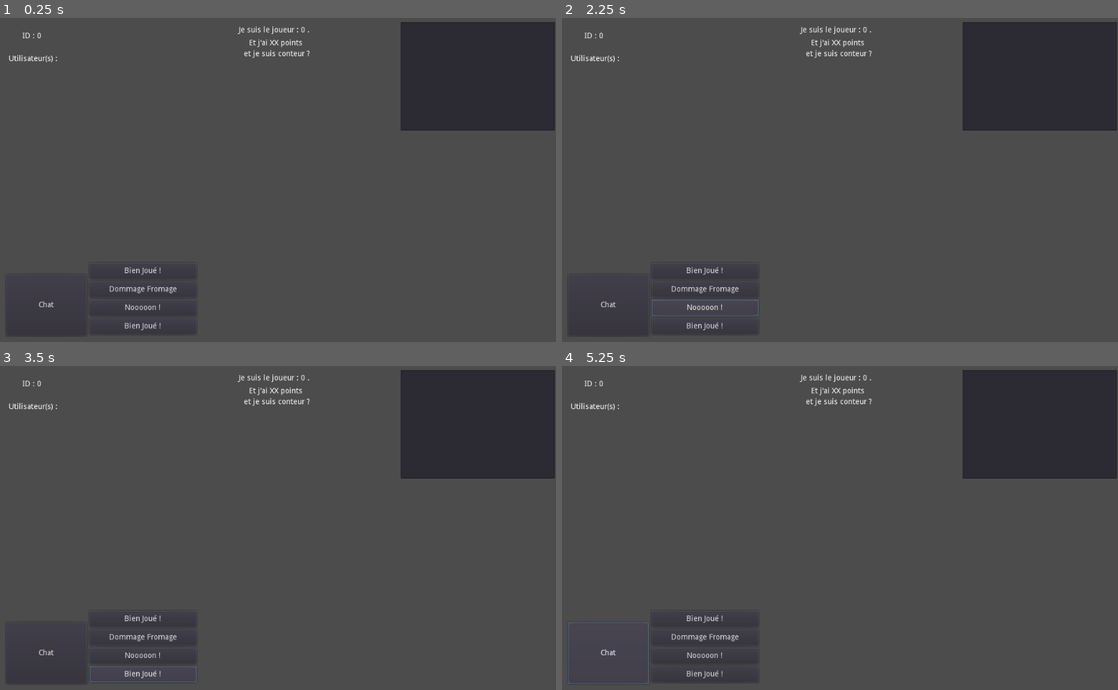
Above: before the commit, frames 1-4 (two rows, left to right).
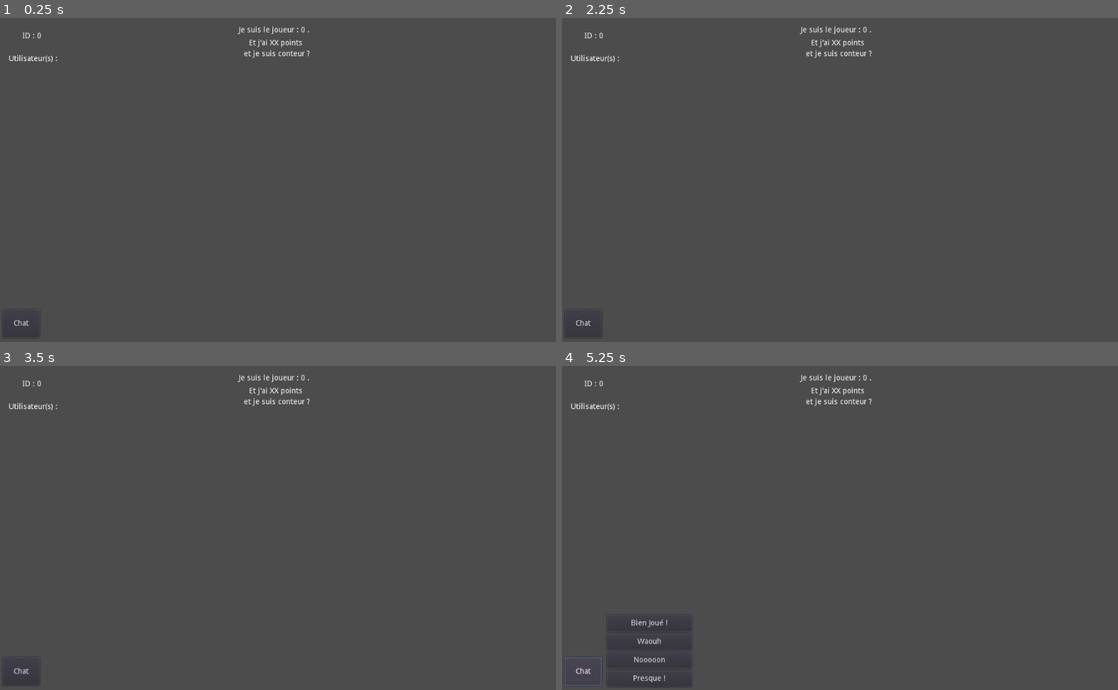
Above: after the commit, the same moments.

Repository: ArthurBajt/ARKED-Dixit-GODOT
Game: Godot game, scene res://Scenes/Joueur/UiJoueur.tscn
Same seed, same stepped clock (60 frames per second), same inputs: the game is played once before the commit and once after it. This scene is started directly instead of the project's main scene.
Inputs (mouse positions are in pixels of both pictures, inside the frame that each line leads up to):
- Up to frame 1 (0.25 s): no input
- Up to frame 2 (2.25 s): click (706, 270) at 0.5 s, where only the run before the commit has a clickable "Bien Joué !"; click (706, 290) at 1.25 s, where only the run before the commit has a clickable "Dommage Fromage"; click (706, 306) at 2 s, where only the run before the commit has a clickable "Nooooon !"
- Up to frame 3 (3.5 s): click (144, 673) at 2.75 s, where only the run before the commit has a clickable "Bien Joué !"
- Up to frame 4 (5.25 s): click "Chat" at 3.5 s; click (650, 641) at 4.25 s, where only the run after the commit has a clickable "Waouh"; click "Chat" at 5 s

The runs differ from the first frame. In frame 1, 9.6% of the frame differs, in the area x 0-100%, y 1-97%; in frame 2, 9.7%; in frame 3, 9.7%; in frame 4, 9.9%, in the area x 0-100%, y 1-99%.
Error in both runs: Invalid get index 'points' (on base: 'Dictionary'). (res://Scenes/Joueur/UiJoueur.gd:10)

Commit message:
Chat un peu + clean
Nouvelles phrases, bouttons sont chachés de base, disparaissent après avoir cliqué dessus et sont plus petits. Fenetre de chat bg mtn invi et plus petite avec un autoscroll qui permet de tjr avoir les derniers messages.

Diff:
--- a/Scenes/Chat/Chat.gd
+++ b/Scenes/Chat/Chat.gd
@@ -15,6 +15,7 @@
 # Called when the node enters the scene tree for the first time.
 func _ready():
 	Network.connect("updateChat", self, "afficheUpdateChat") # Replace with function body.
+	MessageBox.visible = !MessageBox.visible
 
 
 # Called every frame. 'delta' is the elapsed time since the previous frame.
@@ -28,18 +29,27 @@
 
 func _on_Message1_pressed():
 	Network.envoieMessage(message1.get_text())
+	MessageBox.visible = !MessageBox.visible
 
 
 func _on_Message2_pressed():
 	Network.envoieMessage(message2.get_text())
+	MessageBox.visible = !MessageBox.visible
 
 
 func _on_Message3_pressed():
 	Network.envoieMessage(message3.get_text())
+	MessageBox.visible = !MessageBox.visible
 
 
 func _on_Message4_pressed():
 	Network.envoieMessage(message4.get_text())
+	MessageBox.visible = !MessageBox.visible
 
 func afficheUpdateChat(id, msg):
-	ChatDisplay.text += "msg de %s : %s \n" % [id,msg]
+	ChatDisplay.text += "[%s]: %s \n" % [id,msg]
+	AutoScroll()
+
+func AutoScroll():
+	var cl = ChatDisplay.get_line_count()
+	ChatDisplay.cursor_set_line(cl)
--- a/Scenes/Chat/Chat.tscn
+++ b/Scenes/Chat/Chat.tscn
@@ -1,6 +1,8 @@
-[gd_scene load_steps=2 format=2]
+[gd_scene load_steps=3 format=2]
 
 [ext_resource path="res://Scenes/Chat/Chat.gd" type="Script" id=1]
+
+[sub_resource type="StyleBoxEmpty" id=1]
 
 [node name="Control" type="Control"]
 anchor_right = 1.0
@@ -11,20 +13,20 @@
 }
 
 [node name="Chat" type="Button" parent="."]
-margin_left = 11.2535
-margin_top = 475.453
-margin_right = 160.253
-margin_bottom = 589.453
+margin_left = 4.51675
+margin_top = 540.183
+margin_right = 72.5168
+margin_bottom = 592.183
 text = "Chat"
 __meta__ = {
 "_edit_use_anchors_": false
 }
 
 [node name="Layout" type="VBoxContainer" parent="Chat"]
-margin_left = 154.083
-margin_top = -26.2949
-margin_right = 351.083
-margin_bottom = 117.705
+margin_left = 78.0
+margin_top = -78.0
+margin_right = 234.0
+margin_bottom = 54.0
 rect_min_size = Vector2( 150, 30 )
 alignment = 1
 __meta__ = {
@@ -32,9 +34,8 @@
 }
 
 [node name="Message1" type="Button" parent="Chat/Layout"]
-margin_top = 5.0
-margin_right = 197.0
-margin_bottom = 35.0
+margin_right = 156.0
+margin_bottom = 30.0
 rect_min_size = Vector2( 150, 30 )
 text = "Bien Joué !"
 __meta__ = {
@@ -42,43 +43,49 @@
 }
 
 [node name="Message2" type="Button" parent="Chat/Layout"]
-margin_top = 39.0
-margin_right = 197.0
-margin_bottom = 69.0
+margin_top = 34.0
+margin_right = 156.0
+margin_bottom = 64.0
 rect_min_size = Vector2( 150, 30 )
-text = "Dommage Fromage"
+text = "Waouh"
 __meta__ = {
 "_edit_use_anchors_": false
 }
 
 [node name="Message3" type="Button" parent="Chat/Layout"]
-margin_top = 73.0
-margin_right = 197.0
-margin_bottom = 103.0
+margin_top = 68.0
+margin_right = 156.0
+margin_bottom = 98.0
 rect_min_size = Vector2( 150, 30 )
-text = "Nooooon !"
+text = "Nooooon"
 __meta__ = {
 "_edit_use_anchors_": false
 }
 
 [node name="Message4" type="Button" parent="Chat/Layout"]
-margin_top = 107.0
-margin_right = 197.0
-margin_bottom = 137.0
+margin_top = 102.0
+margin_right = 156.0
+margin_bottom = 132.0
 rect_min_size = Vector2( 150, 30 )
-text = "Bien Joué !"
+text = "Presque !"
 __meta__ = {
 "_edit_use_anchors_": false
 }
 
 [node name="ChatDisplay" type="TextEdit" parent="."]
-margin_left = 738.0
-margin_top = 10.0
+margin_left = 857.0
+margin_top = 2.0
 margin_right = 1022.0
-margin_bottom = 210.0
+margin_bottom = 202.0
+custom_styles/normal = SubResource( 1 )
+custom_colors/font_color = Color( 1, 1, 1, 1 )
 __meta__ = {
 "_edit_use_anchors_": false
 }
+
+[node name="ViewportContainer" type="ViewportContainer" parent="."]
+margin_right = 40.0
+margin_bottom = 40.0
 [connection signal="pressed" from="Chat" to="." method="_on_Chat_pressed"]
 [connection signal="pressed" from="Chat/Layout/Message1" to="." method="_on_Message1_pressed"]
 [connection signal="pressed" from="Chat/Layout/Message2" to="." method="_on_Message2_pressed"]
